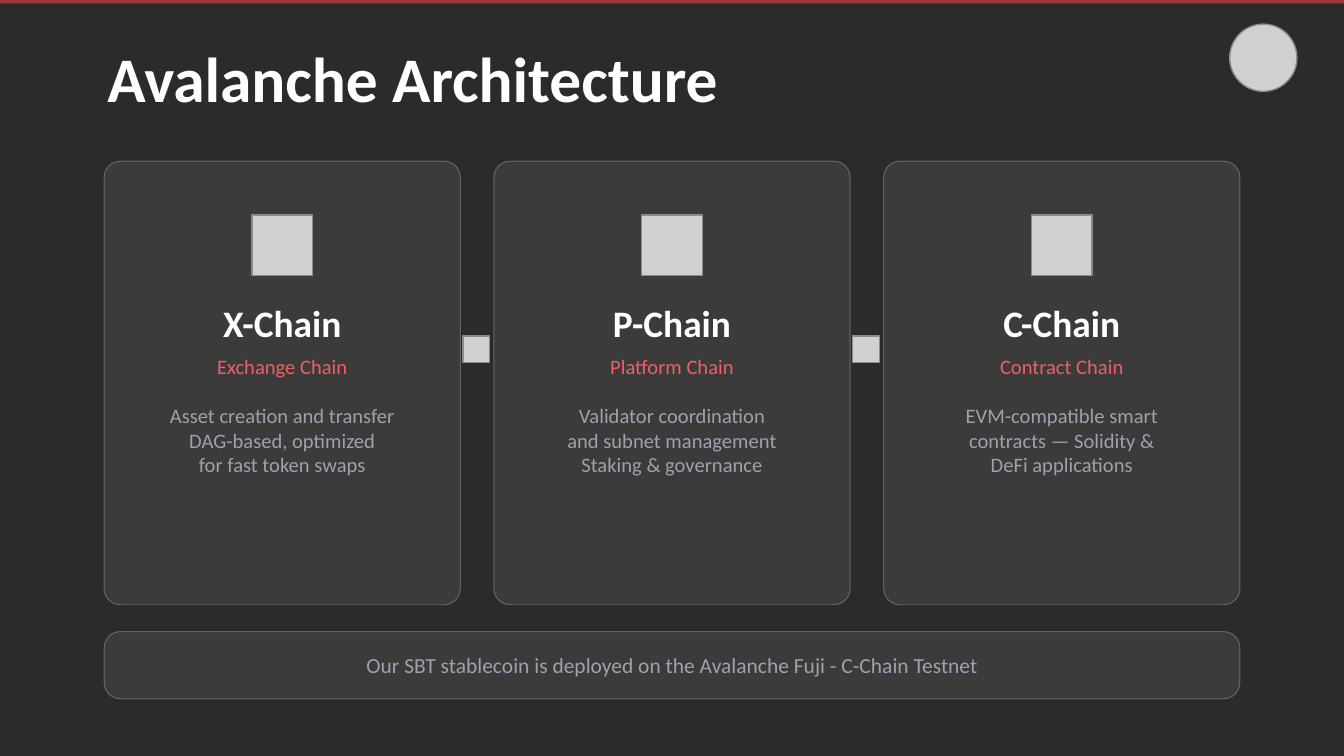
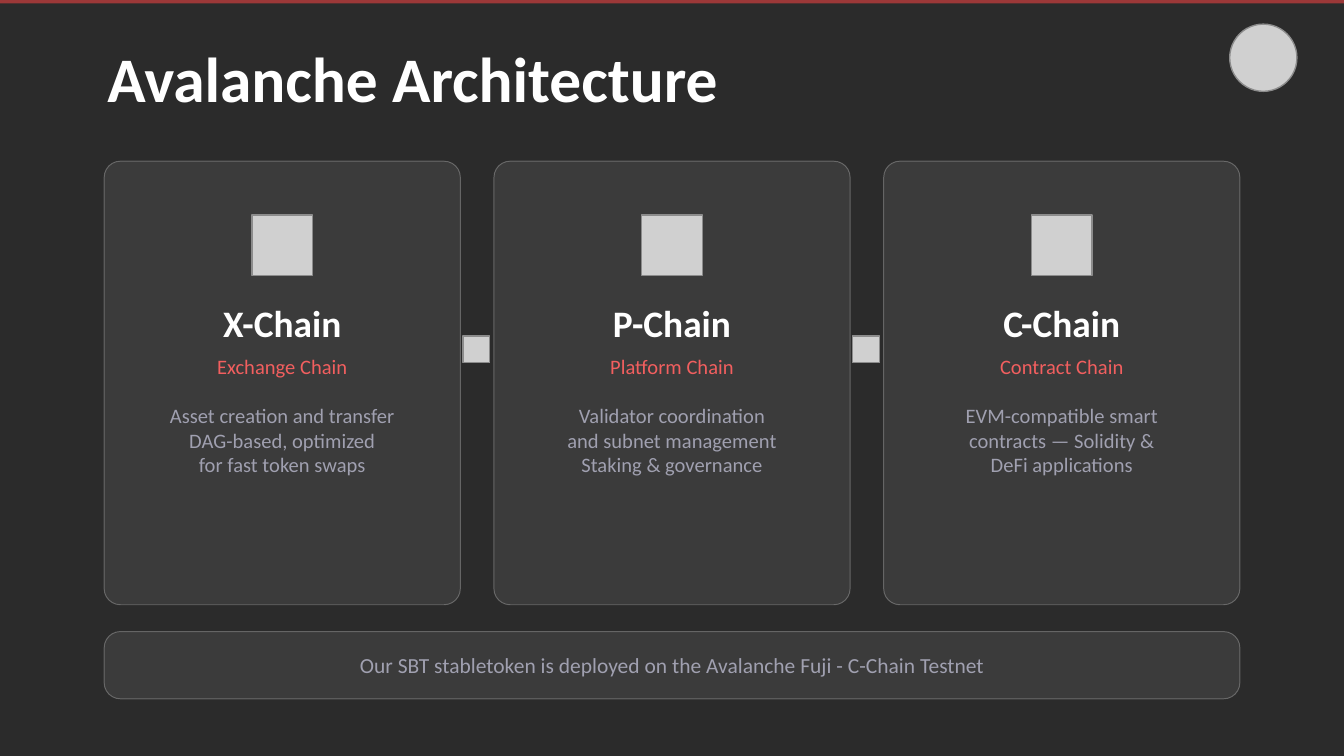
Before and after one commit to ulas96/team-1-defi, a slide deck: slide 3 of docs/Avalanche_Stabletoken_Workshop_Presentation.pptx. Drawn at 1344x756 pixels with LibreOffice and Linux fonts; fonts in the diff are those of the drawing; grey boxes stand for pictures; background and template pictures are left out; a plain dark background stands for a picture behind light text. Boxes give left, top, right and bottom in pixels: in the first picture for what was removed or moved away, otherwise in the second. Text is boxed around its words. In the diff, an @@ line names an element or a change of style, - is before the commit and + after.

Commit message:
presentation update

```diff
--- a/docs/Avalanche_Stabletoken_Workshop_Presentation.pptx
+++ b/docs/Avalanche_Stabletoken_Workshop_Presentation.pptx
@@ text at (360,658,984,677): text changed @@
-Our SBT stablecoin is deployed on the Avalanche Fuji - C-Chain Testnet
+Our SBT stabletoken is deployed on the Avalanche Fuji - C-Chain Testnet
```
